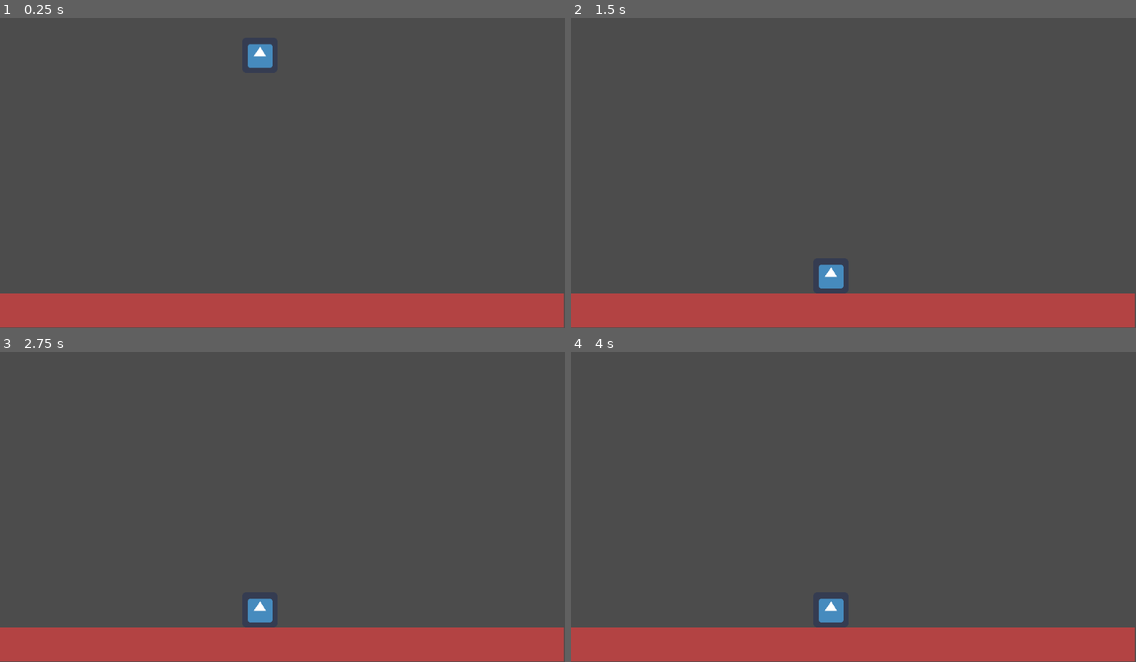
Above: before the commit, frames 1-4 (two rows, left to right).
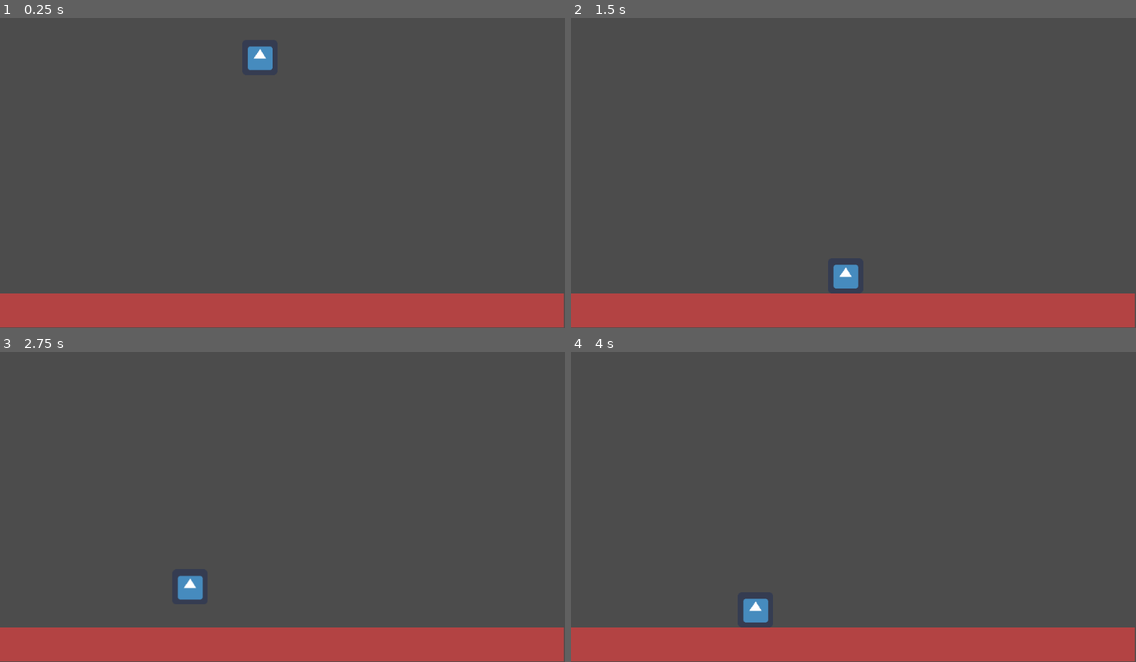
Above: after the commit, the same moments.

Repository: Aitorbp1/PrimerJoc-GODOT
Game: Godot game, scene res://Escenes/Cossos/PantallaCossos.tscn
Same seed, same stepped clock (60 frames per second), same inputs: the game is played once before the commit and once after it. This scene is started directly instead of the project's main scene. The engine's default icon, where the game draws it, is replaced by a stand-in: a white triangle on a blue panel in a dark square.
Inputs (mouse positions are in pixels of both pictures, inside the frame that each line leads up to):
- Up to frame 1 (0.25 s): no input
- Up to frame 2 (1.5 s): move the mouse to (977, 148) at 0.52 s; hold W (mou amunt) 0.53-1.28 s; tap D (mou dreta) at 0.8, 1.35 s; tap Enter at 1.25 s; move the mouse to (740, 179) at 1.27 s
- Up to frame 3 (2.75 s): tap A (mou esquerra) at 1.55 s; tap Space at 2 s; move the mouse to (339, 423) at 2.02 s; hold A (mou esquerra) from 2.03 s (still down); tap W (mou amunt) at 2.3 s
- Up to frame 4 (4 s): move the mouse to (825, 562) at 2.77 s; release A (mou esquerra) at 2.78 s; tap W (mou amunt) at 2.85 s; tap D (mou dreta) at 3.05 s; tap Enter at 3.5 s; move the mouse to (1023, 547) at 3.52 s; hold S (mou avall) from 3.53 s (still down); tap A (mou esquerra) at 3.8 s

The runs differ from the first frame. In frame 1, 0.1% of the frame differs, in the area x 43-49%, y 8-17%; in frame 2, 0.4%; in frame 3, 0.7%, in the area x 31-49%, y 72-88%; in frame 4, 0.7%.

Commit message:
Fer que salti be i que caigui si cal

Diff:
--- a/prova/Escenes/Cossos/PesosnatgeCos.gd
+++ b/prova/Escenes/Cossos/PesosnatgeCos.gd
@@ -4,8 +4,17 @@
 var velocitat = Vector2.ZERO
 var direccio = Vector2.DOWN
 var gravetat = Vector2.DOWN * 980
+var velocitat_salt = -300
+
+func _physics_process(delta):
+	velocitat.x = 0
+	velocitat += gravetat * delta
+	if Input.is_action_pressed("mou dreta"):
+		velocitat += Vector2.RIGHT * velocitat_base
+	if Input.is_action_pressed("mou esquerra"):
+		velocitat += Vector2.LEFT * velocitat_base
+	if Input.is_action_just_pressed("mou amunt") and is_on_floor():
+		velocitat.y = velocitat_salt
 
 
-func _physics_process(delta):
-	move_and_slide(velocitat)
-	velocitat += gravetat * delta
+	velocitat = move_and_slide(velocitat, Vector2.UP)
Binary file added: prova/Imatges/Green/alienGreen_climb1.png
Not shown, added: prova/Imatges/Green/alienGreen_climb1.png.import
Binary file added: prova/Imatges/Green/alienGreen_climb2.png
Not shown, added: prova/Imatges/Green/alienGreen_climb2.png.import
Binary file added: prova/Imatges/Green/alienGreen_duck.png
Not shown, added: prova/Imatges/Green/alienGreen_duck.png.import
Binary file added: prova/Imatges/Green/alienGreen_front.png
Not shown, added: prova/Imatges/Green/alienGreen_front.png.import
Binary file added: prova/Imatges/Green/alienGreen_hit.png
Not shown, added: prova/Imatges/Green/alienGreen_hit.png.import
Binary file added: prova/Imatges/Green/alienGreen_jump.png
Not shown, added: prova/Imatges/Green/alienGreen_jump.png.import
(and 10 more such lines)
